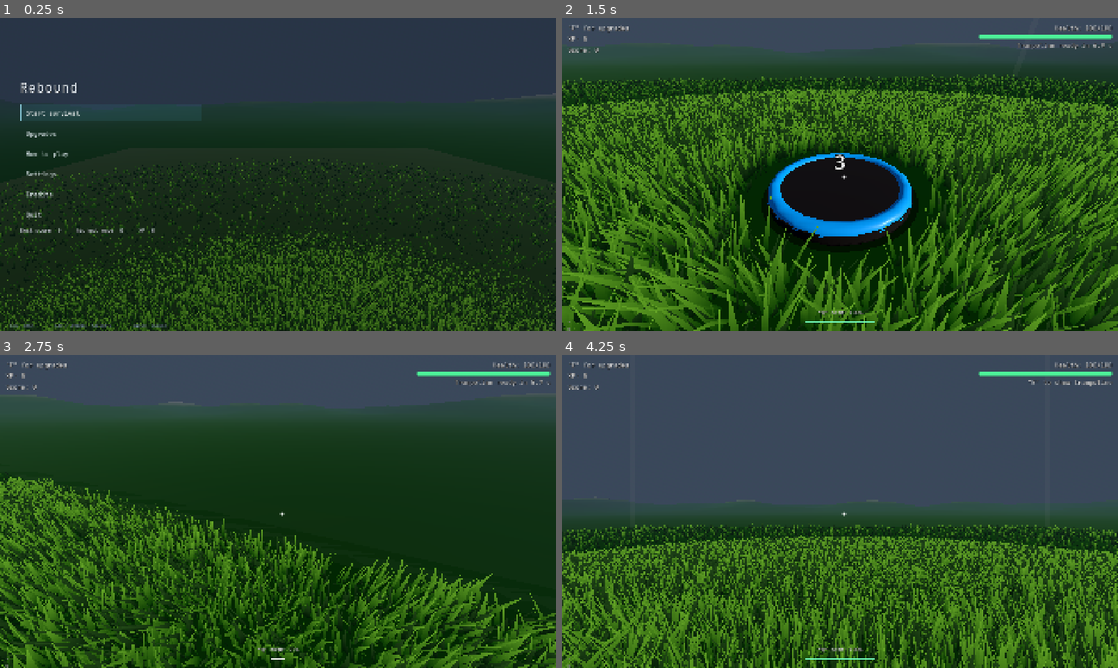
Above: before the commit, frames 1-4 (two rows, left to right).
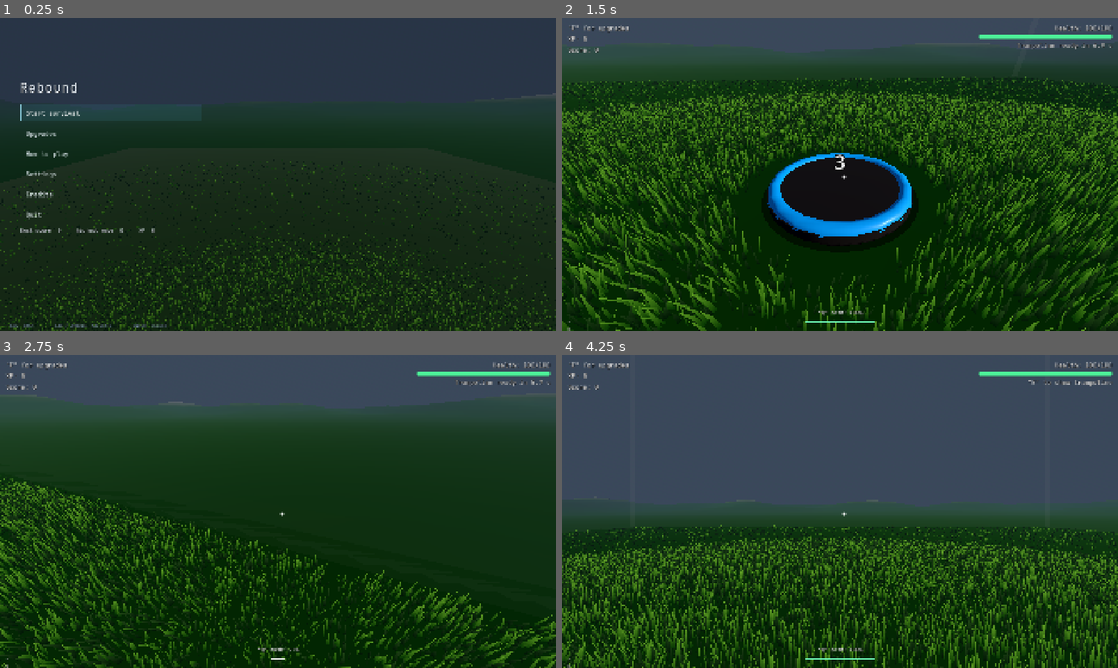
Above: after the commit, the same moments.

Repository: Error403Allowed/Rebound
Game: Godot game, scene res://UI/boot.tscn
Two runs of this game, one before a commit and one after it. Both use one fixed random seed, a clock stepped at 60 frames per second and the inputs below.
Inputs (mouse positions are in pixels of both pictures, inside the frame that each line leads up to):
- Up to frame 1 (0.25 s): no input
- Up to frame 2 (1.5 s): click "Start survival" at 0.5 s; tap Enter at 1.25 s; move the mouse to (867, 174) at 1.27 s; hold W from 1.28 s (still down); tap E at 1.35 s; click (867, 174) at 1.42 s
- Up to frame 3 (2.75 s): keep holding W; tap Space at 1.52, 2.27 s; move the mouse to (250, 511) at 2.02 s; tap Q at 2.1 s
- Up to frame 4 (4.25 s): move the mouse to (851, 505) at 2.77 s; tap R at 2.85 s; release W at 3.5 s; click "OK" at 3.5 s

The runs differ from the first frame. In frame 1, 12% of the frame differs, in the area x 0-100%, y 44-100%; in frame 2, 42%, in the area x 0-100%, y 18-100%; in frame 3, 22%; in frame 4, 27%.

Commit message:
Make grass shorter and cleaner

Diff:
--- a/Scenes/grass.gd
+++ b/Scenes/grass.gd
@@ -22,8 +22,8 @@
 
 
 func _ready() -> void:
-	var near_mesh := make_tuft(near_blades, 0.3, 0.35, 0.75, 0.025, 0.055, true)
-	var far_mesh := make_tuft(far_blades, 0.55, 0.3, 0.65, 0.04, 0.08, false)
+	var near_mesh := make_tuft(near_blades, 0.22, 0.20, 0.38, 0.018, 0.032, true)
+	var far_mesh := make_tuft(far_blades, 0.38, 0.18, 0.34, 0.028, 0.048, false)
 
 	# each layer gets its own copy of the material with its own fade distances
 	var near_mat := grass_material.duplicate() as ShaderMaterial
@@ -63,7 +63,7 @@
 					if absf(pos.x) > limit or absf(pos.z) > limit:
 						continue
 					pos.y = get_ground_height(pos.x, pos.z)
-					var s := randf_range(0.8, 1.2)
+					var s := randf_range(0.92, 1.08)
 					var b := Basis(Vector3.UP, randf() * TAU).scaled(Vector3(s, s, s))
 					# stored relative to the chunk centre, so the chunk's own position is real
 					transforms.append(Transform3D(b, pos - centre))
@@ -101,7 +101,7 @@
 		var h := randf_range(hmin, hmax)
 		var w := randf_range(wmin, wmax)
 		var _curve := randf_range(-0.22, 0.22)
-		var rot := Basis(Vector3.UP, randf() * TAU) * Basis(Vector3.RIGHT, randf_range(0.0, 0.45))
+		var rot := Basis(Vector3.UP, randf() * TAU) * Basis(Vector3.RIGHT, randf_range(0.0, 0.18))
 
 		var verts: Array[Vector3]
 		if two_segments:
--- a/Textures/grass_material.tres
+++ b/Textures/grass_material.tres
@@ -7,7 +7,7 @@
 shader = ExtResource("1_0ifrx")
 shader_parameter/color_base = Color(0.1, 0.3, 0.06, 1)
 shader_parameter/color_tip = Color(0.5, 0.78, 0.22, 1)
-shader_parameter/blade_height = 0.6
-shader_parameter/wind_strength = 0.25
+shader_parameter/blade_height = 0.38
+shader_parameter/wind_strength = 0.12
 shader_parameter/wind_speed = 1.5
 shader_parameter/wind_scale = 0.3
